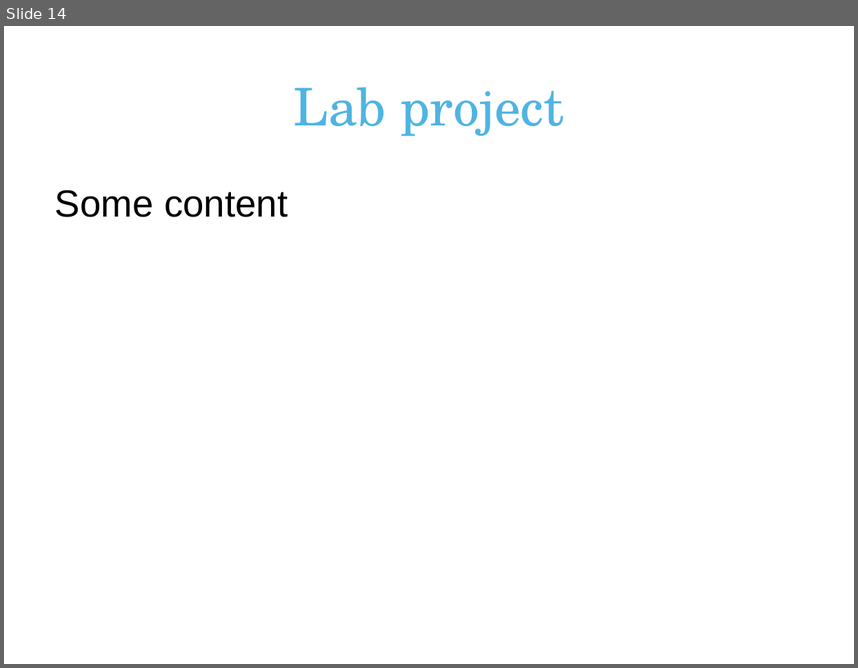
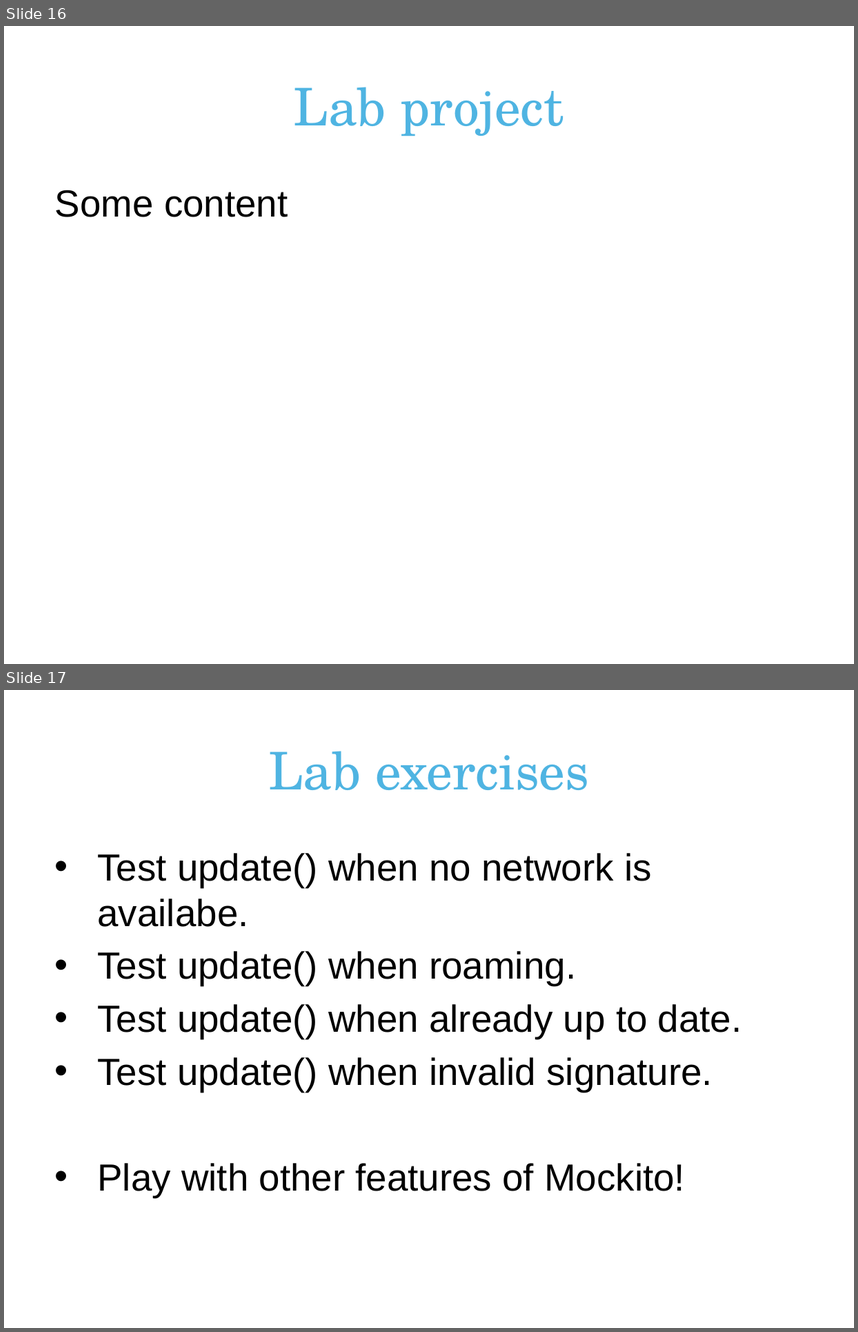
Before and after one commit to erjw/mockito-basic-lab, a slide deck: mockito-presentation.pptx. Shown one above the other, each under a label of ours: slide 14 before the commit, slides 16 and 17 after it. The pictures are 858x668 and 858x1332 pixels, drawn with LibreOffice and Linux fonts; fonts in the diff are those of the drawing; background and template pictures are left out. Boxes give left, top, right and bottom in pixels: in the first picture for what was removed or moved away, otherwise in the second. Text is boxed around its words. In the diff, an @@ line names an element or a change of style, - is before the commit and + after.

```diff
--- a/mockito-presentation.pptx
+++ b/mockito-presentation.pptx
@@ slide 17 added at (x1=4, y1=690, x2=854, y2=1328), background #FFFFFF @@
@@ title added at (x1=268, y1=751, x2=589, y2=790), 44 pt, text #4FB4E2 @@
+Lab exercises
@@ text added at (x1=98, y1=853, x2=742, y2=1197), 32 pt, text #000000 @@
+• Test update() when no network is availabe.
+• Test update() when roaming.
+• Test update() when already up to date.
+• Test update() when invalid signature.
+• Play with other features of Mockito!
@@ what was slide 14 is now slide 16 @@
```
Also in this commit, not shown: 5 slides changed, 2 other slides added.
